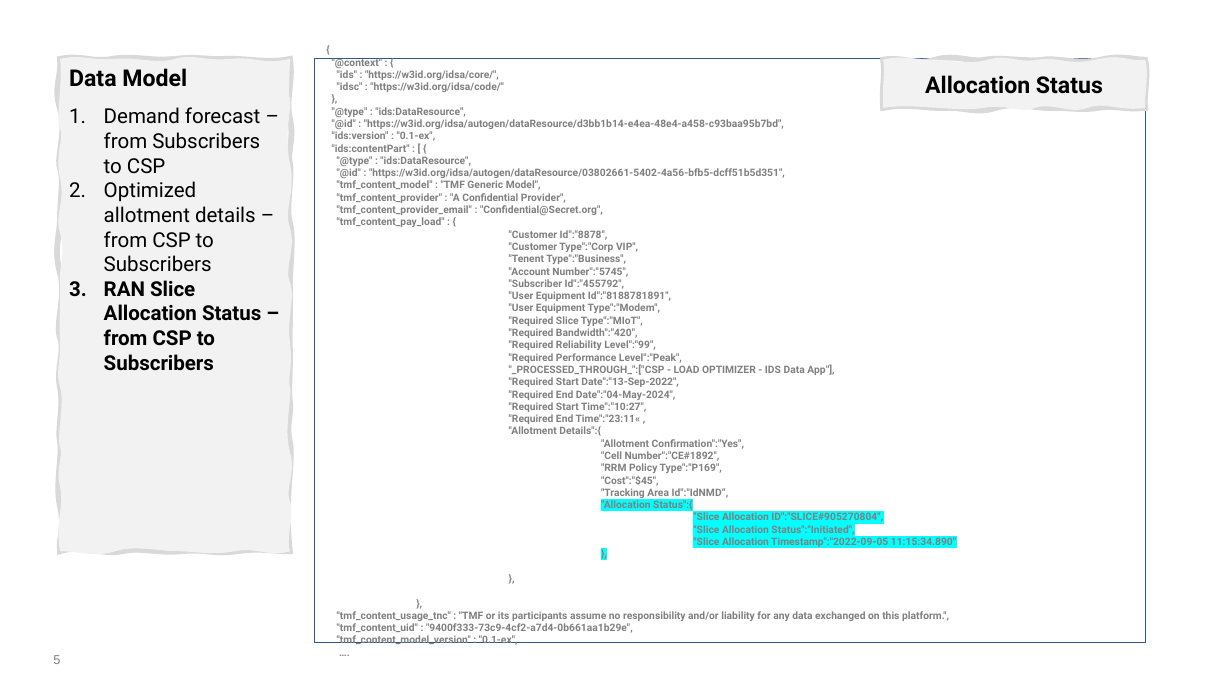
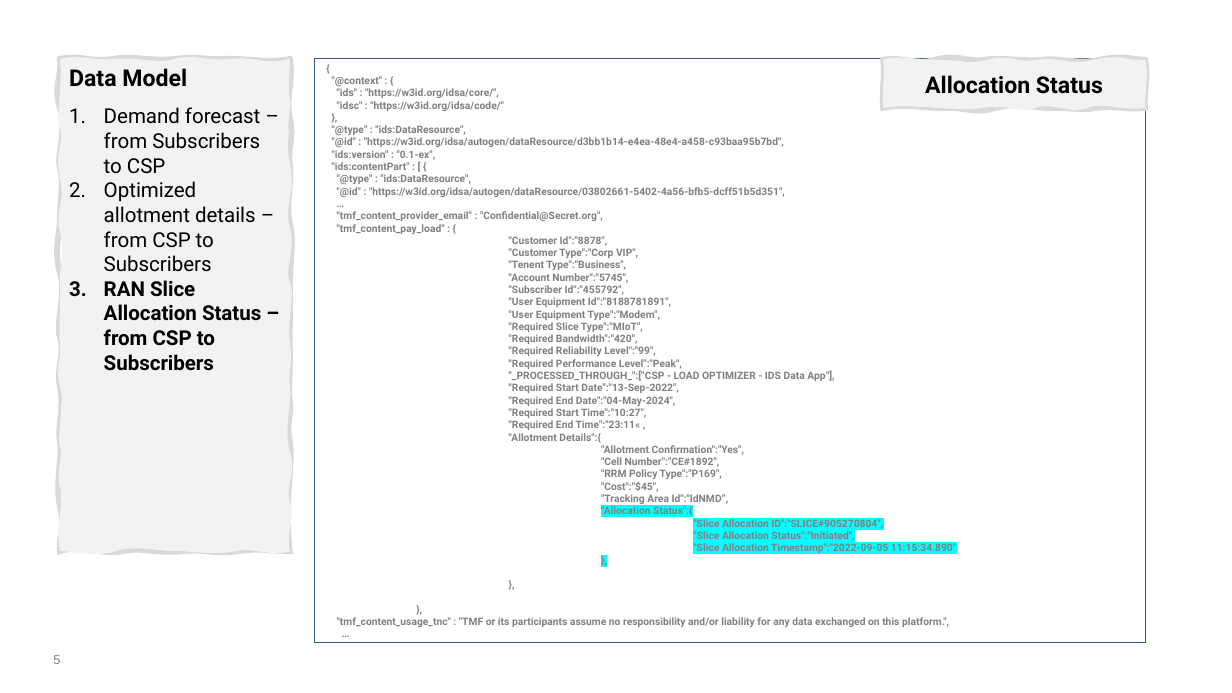
Before and after one commit to ashokkumarta/ran-slice-tmf-ids-doc, a slide deck: slide 5 of tmf-ran_slicing-poc-setup-flow.pptx. Drawn at 1232x693 pixels with LibreOffice and Linux fonts; fonts in the diff are those of the drawing. Boxes give left, top, right and bottom in pixels: in the first picture for what was removed or moved away, otherwise in the second. Text is boxed around its words. In the diff, an @@ line names an element or a change of style, - is before the commit and + after.

```diff
--- a/tmf-ran_slicing-poc-setup-flow.pptx
+++ b/tmf-ran_slicing-poc-setup-flow.pptx
@@ text in rectangle at <box>337,180,566,203</box>: text changed @@
-"tmf_content_model" : "TMF Generic Model",
-"tmf_content_provider" : "A Confidential Provider",
+…
@@ text in rectangle at <box>337,623,633,645</box>: text changed @@
-"tmf_content_uid" : "9400f333-73c9-4cf2-a7d4-0b661aa1b29e",
-"tmf_content_model_version" : "0.1-ex",
-….
+…
```
Also in this commit, not shown: 2 other slides changed, 1 other file.
